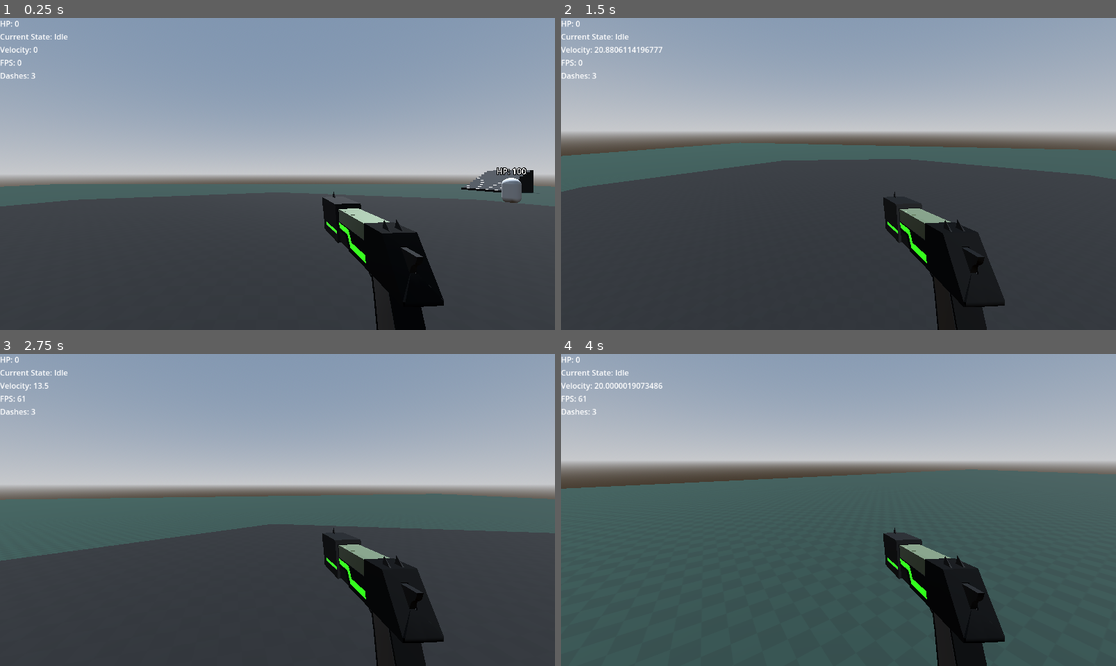
Above: before the commit, frames 1-4 (two rows, left to right).
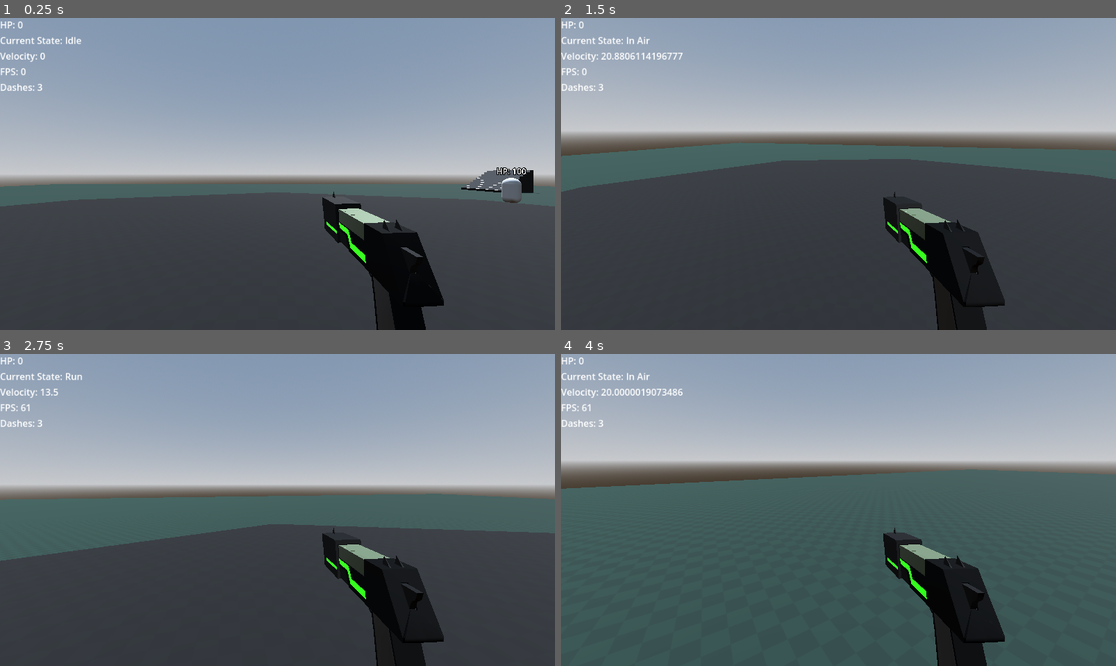
Above: after the commit, the same moments.

Repository: rinriukato/shroomjam-24
Game: Godot game, scene res://world_test.tscn
Same seed, same stepped clock (60 frames per second), same inputs: the game is played once before the commit and once after it.
Inputs (mouse positions are in pixels of both pictures, inside the frame that each line leads up to):
- Up to frame 1 (0.25 s): no input
- Up to frame 2 (1.5 s): tap Enter at 0.5 s; move the mouse to (960, 158) at 0.52 s; hold D (right) 0.53-1.28 s; tap Shift (dash) at 0.6, 1.35 s; click (960, 158) at 0.67 s; tap Space (jump) at 0.77 s; move the mouse to (810, 174) at 1.27 s; hold W (up) from 1.28 s (still down)
- Up to frame 3 (2.75 s): keep holding W (up); tap Space (jump) at 1.52 s; move the mouse to (288, 503) at 2.02 s; press the mouse at (288, 503) at 2.03 s; tap Shift (dash) at 2.3 s
- Up to frame 4 (4 s): keep holding W (up); move the mouse to (832, 516) at 2.77 s; release the mouse at (832, 516) at 2.78 s; tap Shift (dash) at 2.85, 3.6 s; tap Space (jump) at 3.02, 3.77 s; move the mouse to (877, 513) at 3.52 s

The runs differ from the first frame. In frame 1, 0.6% of the frame differs, in the area x 0-15%, y 0-24%; in frame 2, 0.9%; in frame 3, 0.7%; in frame 4, 0.9%, in the area x 0-22%, y 0-24%.

Commit message:
added states for debug ui

Diff:
--- a/project-source-coded/debug/debug_ui.gd
+++ b/project-source-coded/debug/debug_ui.gd
@@ -9,6 +9,7 @@
 func _process(delta: float) -> void:
 	poll_fps(delta)
 	poll_velocity()
+	display_state(player.current_state)
 
 func poll_fps(delta):
 	timer += delta
@@ -18,3 +19,16 @@
 
 func poll_velocity():
 	%Velocity.text = 'Velocity: '  + str(player.velocity.length())
+
+func display_state(current_state):
+	var state : String
+	if current_state == 0:
+		state = 'Idle'
+	if current_state == 1:
+		state = 'Run'
+	if current_state == 2:
+		state = 'In Air'
+	if current_state == 3:
+		state = 'Dashing'
+
+	%State.text = 'Current State: ' + state
--- a/project-source-coded/player/player_controller.gd
+++ b/project-source-coded/player/player_controller.gd
@@ -43,6 +43,7 @@
 func _ready():
 	# Hide player model from camera
 	update_view_model_masks()
+	current_state = states.IDLE
 
 func update_view_model_masks():
 	for child in %WorldModel.find_children('*', 'VisualInstance3D'):
@@ -72,8 +73,8 @@
 			# Clamp camera rotation to not go too far
 			%Camera3D.rotation.x = clamp(%Camera3D.rotation.x, deg_to_rad(-90), deg_to_rad(90))
 
-func _process(_delta):
-	pass
+#func _process(_delta):
+#	pass
 
 var _saved_camera_global_pos = null
 func _save_camera_pos_for_smoothing():
@@ -91,12 +92,15 @@
 		_saved_camera_global_pos = null # Stop smoothing camera
 
 func _handle_ground_physics(delta) -> void:
+
 	var cur_speed_in_wish_dir = self.velocity.dot(wish_dir)
 	var add_speed_till_cap = walk_speed - cur_speed_in_wish_dir
 	if add_speed_till_cap > 0:
 		var accel_speed = ground_accel * delta * walk_speed
 		accel_speed = min(accel_speed, add_speed_till_cap)
 		self.velocity += accel_speed * wish_dir
+		if self.velocity.length() > 1.0:
+			current_state = states.RUN
 
 	# Apply friction
 	var control = max(self.velocity.length(), ground_decel)
@@ -107,6 +111,7 @@
 	self.velocity *= new_speed
 
 func _handle_air_physics(delta) -> void:
+	current_state = states.INAIR
 
 	if self.velocity.y >= 0.0:
 		self.velocity.y += jump_gravity * delta
@@ -123,6 +128,7 @@
 		var accel_speed = air_accel * air_move_speed * delta
 		accel_speed = min(accel_speed, add_speed_till_cap)
 		self.velocity += accel_speed * wish_dir
+
 
 # Handle jump, potential double jump functionality here...
 func _handle_jump():
@@ -189,6 +195,13 @@
 	_snapped_to_stairs_last_frame = did_snap
 
 func _physics_process(delta: float):
+
+	# If not moving, set to idle
+	if current_state != states.IDLE:
+		if self.velocity.length() < 1.0:
+			current_state = states.IDLE
+
+
 	if is_on_floor():
 		_last_frame_was_on_floor = Engine.get_physics_frames()
 
@@ -198,6 +211,7 @@
 	if Input.is_action_just_pressed("dash"):
 		self.velocity.x = wish_dir.x * dash_power
 		self.velocity.z = wish_dir.z * dash_power
+		current_state = states.DASHING
 
 	if is_on_floor() or _snapped_to_stairs_last_frame:
 		# NOTE: using 'is_action_pressed' here allows for auto 'bhopping'.
--- a/project-source-coded/player/player_controller.tscn
+++ b/project-source-coded/player/player_controller.tscn
@@ -60,6 +60,7 @@
 anchors_preset = 0
 offset_right = 40.0
 offset_bottom = 40.0
+scale = Vector2(1.2, 1.2)
 script = ExtResource("4_u75la")
 player = NodePath("..")
 
@@ -73,6 +74,7 @@
 text = "HP: 0"
 
 [node name="State" type="Label" parent="DebugUI/VBoxContainer"]
+unique_name_in_owner = true
 layout_mode = 2
 text = "Current State: Idle"
 
